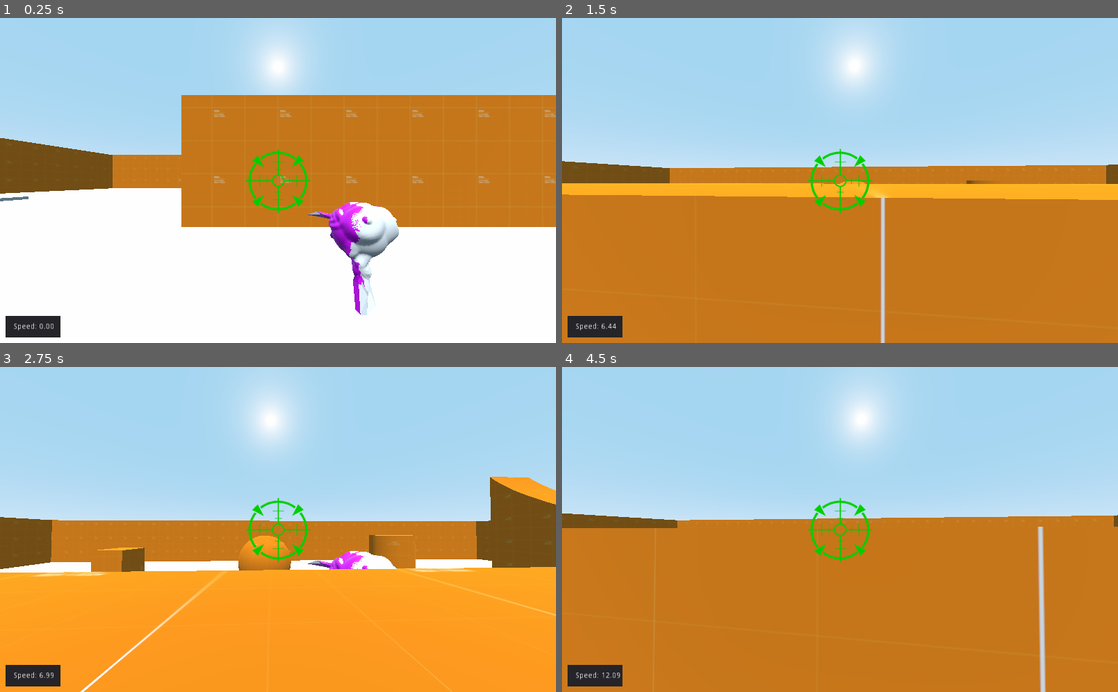
Above: before the commit, frames 1-4 (two rows, left to right).
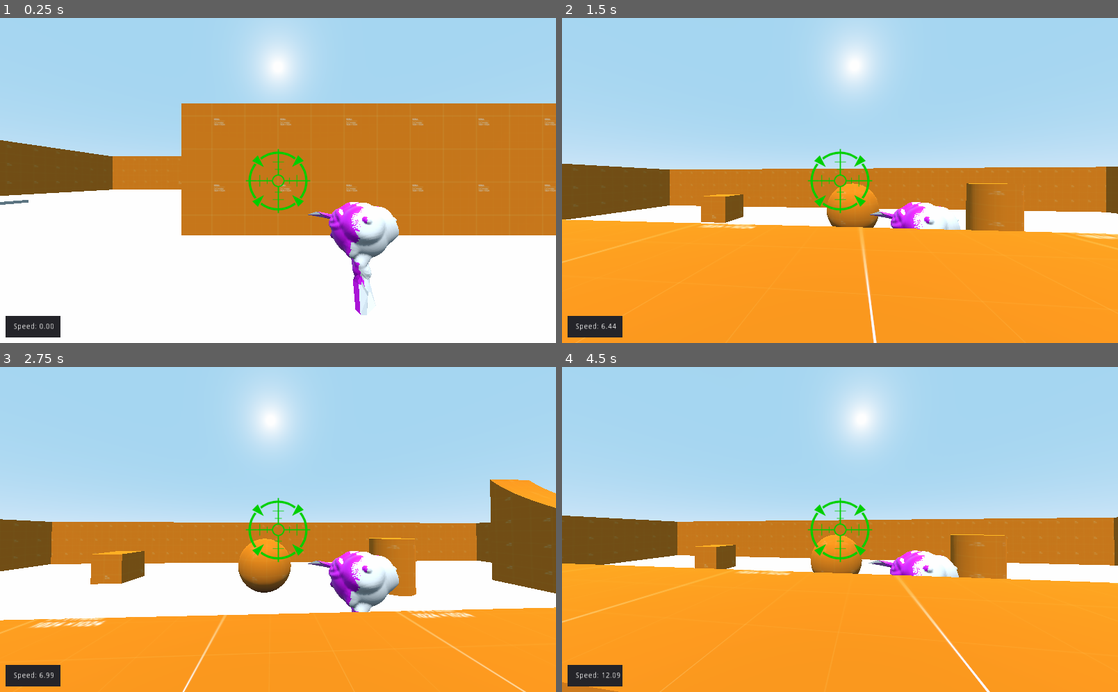
Above: after the commit, the same moments.

Repository: jcollora/Project-Stacked
Game: Godot game, scene res://modules/scenes/TestLevel.tscn
Same seed, same stepped clock (60 frames per second), same inputs: the game is played once before the commit and once after it.
Inputs (mouse positions are in pixels of both pictures, inside the frame that each line leads up to):
- Up to frame 1 (0.25 s): no input
- Up to frame 2 (1.5 s): move the mouse to (867, 180) at 0.52 s; hold E (slide, bound only after the commit) 0.53-1.28 s; hold W (move_forward) from 0.53 s (still down); tap Space (move_jump) at 0.77, 0.8, 1.07, 1.35 s; move the mouse to (812, 180) at 1.27 s
- Up to frame 3 (2.75 s): keep holding W (move_forward); tap Space (move_jump) at 1.52, 1.82, 2.3 s; tap E (slide, bound only after the commit) at 1.55 s; move the mouse to (289, 523) at 2.02 s; click (289, 523) at 2.1 s
- Up to frame 4 (4.5 s): keep holding W (move_forward); move the mouse to (834, 536) at 2.77 s; tap C (move_crouch) at 2.85 s; tap Space (move_jump) at 3.02, 3.32, 3.77, 3.8, 4.07 s; tap E (slide, bound only after the commit) at 3.05, 4.35 s; move the mouse to (878, 532) at 3.52 s; hold Shift (move_sprint) 3.53-4.28 s; move the mouse to (795, 526) at 4.27 s

The runs differ from the first frame. In frame 1, 4.1% of the frame differs, in the area x 0-100%, y 23-67%; in frame 2, 46%, in the area x 0-100%, y 44-100%; in frame 3, 16%; in frame 4, 43%.

Commit message:
Basic Sliding Added
slide key is E. Needs work. Player/wall collision printed in console with debug mode on.

Diff:
--- a/Stacked/modules/Player.tscn
+++ b/Stacked/modules/Player.tscn
@@ -118,7 +118,7 @@
 transform = Transform( 1, 0, 0, 0, 1, 0, 0, 0, 1, 0, 1.83887, 0 )
 
 [node name="Camera" type="Camera" parent="Head"]
-transform = Transform( 1, 0, 0, 0, 1, 0, 0, 0, 1, 0.0122651, -2.93861, -0.692987 )
+transform = Transform( 1, 0, 0, 0, 1, 0, 0, 0, 1, 0.0122651, -1.00846, -0.692987 )
 
 [node name="Hand" type="Spatial" parent="Head/Camera"]
 transform = Transform( -0.0851561, 0, 0.996368, 0, 1, 0, -0.996368, 0, -0.0851561, 0.397153, -0.243448, -0.802937 )
@@ -158,3 +158,8 @@
 margin_bottom = 439.0
 rect_scale = Vector2( 0.25, 0.25 )
 texture = ExtResource( 3 )
+
+[node name="Slide_Check" type="RayCast" parent="."]
+transform = Transform( 1, 0, 0, 0, 1, 0, 0, 0, 1, 0, -1.48211, 0 )
+enabled = true
+cast_to = Vector3( -1, 0, 0 )
--- a/Stacked/modules/scenes/Player.tscn
+++ b/Stacked/modules/scenes/Player.tscn
@@ -105,7 +105,6 @@
 visible = false
 layers = 0
 mesh = SubResource( 1 )
-material/0 = null
 
 [node name="CollisionShape" type="CollisionShape" parent="."]
 transform = Transform( 1, 0, 0, 0, -4.37114e-08, -1, 0, 1, -4.37114e-08, 0, 0, 0 )
@@ -116,10 +115,10 @@
 shape = SubResource( 3 )
 
 [node name="Head" type="Spatial" parent="."]
-transform = Transform( 1, 0, 0, 0, 1, 0, 0, 0, 1, 0, 1.83887, 0 )
+transform = Transform( 1, 0, 0, 0, 1, 0, 0, 0, 1, 0, 3.09558, 0 )
 
 [node name="Camera" type="Camera" parent="Head"]
-transform = Transform( 1, 0, 0, 0, 1, 0, 0, 0, 1, 0.0122651, -2.93861, -0.692987 )
+transform = Transform( 1, 0, 0, 0, 1, 0, 0, 0, 1, 0.0122651, -0.484849, -0.692987 )
 fov = 90.0
 
 [node name="Hand" type="Spatial" parent="Head/Camera"]
@@ -160,3 +159,8 @@
 margin_bottom = 439.0
 rect_scale = Vector2( 0.25, 0.25 )
 texture = ExtResource( 3 )
+
+[node name="Slide_Check" type="RayCast" parent="."]
+transform = Transform( 1, 0, 0, 0, 1, 0, 0, 0, 1, 0, -1.41072, 0 )
+enabled = true
+cast_to = Vector3( 0, 0, -1.1 )
--- a/Stacked/modules/scenes/TestLevel.tscn
+++ b/Stacked/modules/scenes/TestLevel.tscn
@@ -92,7 +92,6 @@
 material/19 = ExtResource( 5 )
 material/20 = ExtResource( 5 )
 material/21 = ExtResource( 5 )
-material/22 = null
 
 [node name="StaticBody" type="StaticBody" parent="TestLevel"]
 
--- a/Stacked/modules/scripts/PlayerController.gd
+++ b/Stacked/modules/scripts/PlayerController.gd
@@ -17,22 +17,36 @@
 var cam_accel = 40
 var mouse_sense = 0.1
 var snap
-
-var speed = 7
+var default_speed = 7
+var speed = default_speed
 var jump = 5
 var sprint_multiplier = 2
 var crouching_speed = 20
 var crouch_multiplier = 0.6
 var crouch_height = 0.5
 
+
 var direction = Vector3()
 var velocity = Vector3()
 var gravity_vec = Vector3()
 var movement = Vector3()
 
+##sliding
+
+var fall_distance = 0
+var slide_speed = 0
+var can_slide = false
+var sliding = false
+var falling = false
+
+
+
+##
+
 onready var head = $Head
 onready var camera = $Head/Camera
 onready var pcap = $CollisionShape
+onready var slide_check = $Slide_Check
 
 func _ready():
 	#hides the cursor
@@ -70,23 +84,51 @@
 
 	direction = Vector3(h_input, 0, f_input).rotated(Vector3.UP, h_rot).normalized()
 
+	## sliding
+
+	if falling and is_on_floor() and sliding:
+		slide_speed += fall_distance / 10
+	fall_distance = -gravity_vec.y
+
+	if Input.is_action_just_pressed("slide") and velocity.length() > 3:
+		can_slide = true
+
+	if Input.is_action_pressed("slide") and is_on_floor() and Input.is_action_pressed("move_forward") and can_slide:
+		slide()
+
+	if Input.is_action_just_released("slide"):
+		can_slide = false
+		sliding = false
+
+	##
+
 	#jumping and gravity
 	if is_on_floor():
 		snap = -get_floor_normal()
 		accel = ACCEL_DEFAULT
 		gravity_vec = Vector3.ZERO
+		falling = false
 	else:
 		snap = Vector3.DOWN
 		accel = ACCEL_AIR
 		gravity_vec += Vector3.DOWN * gravity * delta
+		falling = true
 
 	if Input.is_action_just_pressed("move_jump") and is_on_floor():
+		if sliding:
+			slide_speed -= 1
+
 		snap = Vector3.ZERO
 		gravity_vec = Vector3.UP * jump
+
+
+
+
 
 	## crouching
 	var speed_mult = 1
 	var fov_new = fov_base
+
 
 	if Input.is_action_pressed("move_crouch") and !Input.is_action_pressed("move_sprint"):
 		speed_mult = crouch_multiplier
@@ -95,14 +137,24 @@
 	else:
 		pcap.shape.height += crouching_speed * delta
 
-	pcap.shape.height = clamp(pcap.shape.height, crouch_height, default_height)
+
 
 	## sprinting
 	if Input.is_action_pressed("move_sprint") and Input.is_action_pressed("move_forward") and !Input.is_action_pressed("move_crouch"):
 		speed_mult = sprint_multiplier
 		fov_new = fov_sprint
 
+
+
+	pcap.shape.height = clamp(pcap.shape.height, crouch_height, default_height)
+
 	## movement calculation
+
+	##sliding
+	if sliding:
+		accel = 1
+	##
+
 	var move_multiply = Vector3(1, 1, speed_mult)
 	velocity = velocity.linear_interpolate(direction * speed * move_multiply, accel * delta)
 	move_and_slide_with_snap(movement, snap, Vector3.UP)
@@ -115,3 +167,25 @@
 	# update debug ui if enabled
 	if DEBUG_MODE:
 		$'Debug UI/Panel/SpeedLabel'.text = "Speed: %.2f" % velocity.length()
+		print(slide_check.is_colliding())
+
+
+	## slide func
+
+func slide():
+	if not sliding:
+		if slide_check.is_colliding() or get_floor_angle() < 0.2:
+			slide_speed = 5
+			slide_speed += fall_distance / 10
+		else:
+			slide_speed = 2
+	sliding = true
+
+	if slide_check.is_colliding():
+		slide_speed += get_floor_angle() #/ 10
+	else:
+		slide_speed -= (get_floor_angle() / 5) + 0.03
+
+	if slide_speed < 0:
+		can_slide = false
+		sliding = false
--- a/Stacked/project.godot
+++ b/Stacked/project.godot
@@ -12,10 +12,6 @@
 
 config/name="Stacked"
 run/main_scene="res://modules/scenes/TestLevel.tscn"
-
-[autoload]
-
-BgMusic="*res://bg_music.tscn"
 
 [autoload]
 
@@ -64,6 +60,11 @@
 "events": [ Object(InputEventMouseButton,"resource_local_to_scene":false,"resource_name":"","device":0,"alt":false,"shi …(212 unchanged characters)…
  ]
 }
+slide={
+"deadzone": 0.5,
+"events": [ Object(InputEventKey,"resource_local_to_scene":false,"resource_name":"","device":0,"alt":false,"shift":false,"control":false,"meta":false,"command":false,"pressed":false,"scancode":69,"physical_scancode":0,"unicode":0,"echo":false,"script":null)
+ ]
+}
 
 [physics]
 
